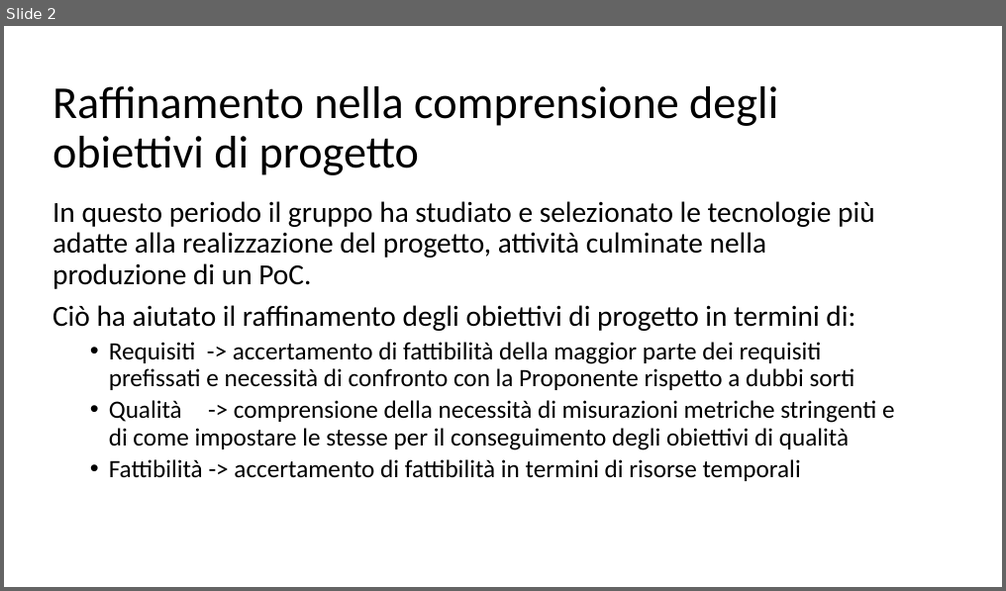
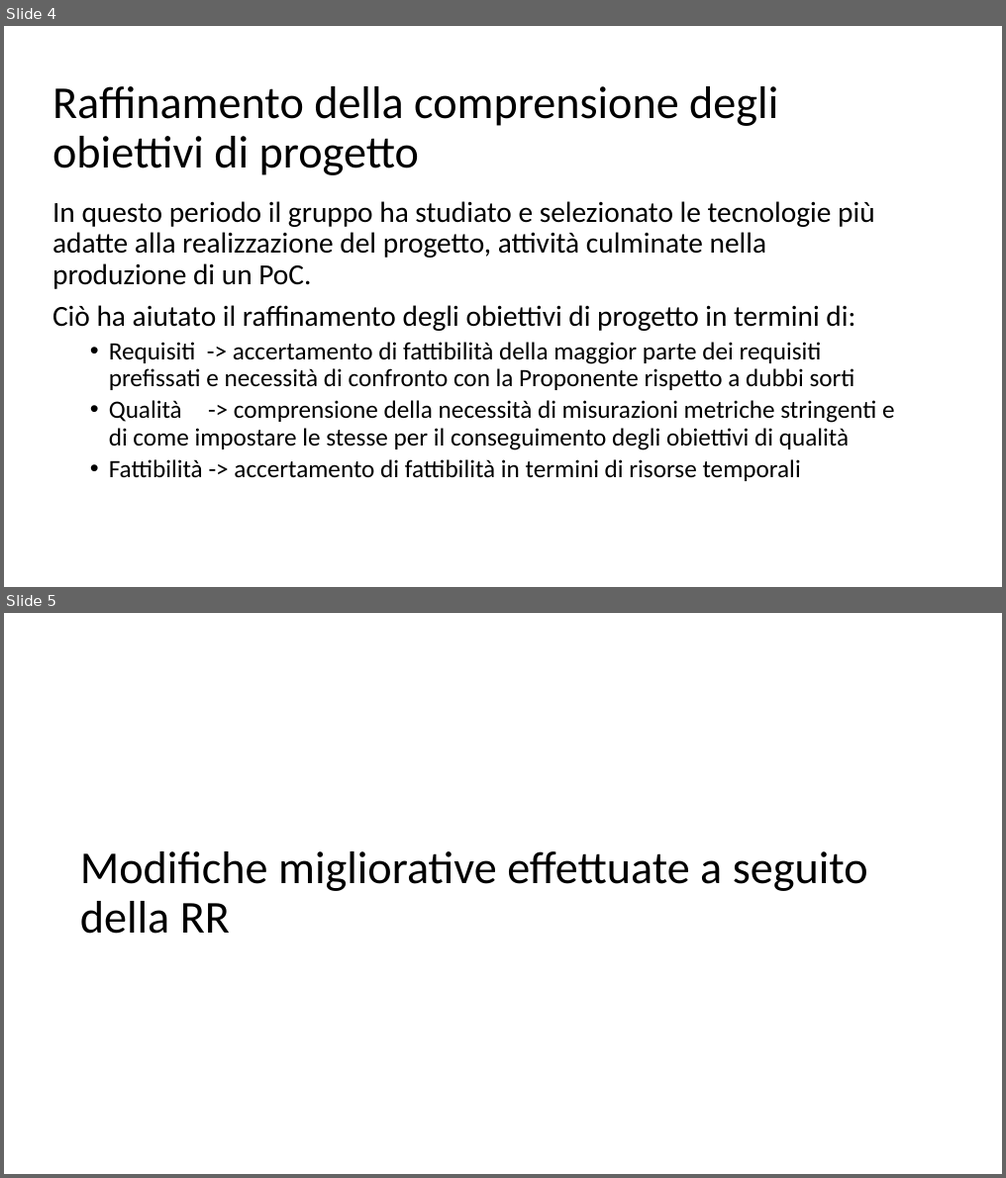
Before and after one commit to Italiaracerx/progettoSWE, a slide deck: Presentazioni/Presentazione RP 19-03-2018.pptx. Shown one above the other, each under a label of ours: slide 2 before the commit, slides 4 and 5 after it. The pictures are 1006x591 and 1006x1178 pixels, drawn with LibreOffice and Linux fonts; fonts in the diff are those of the drawing. Boxes give left, top, right and bottom in pixels: in the first picture for what was removed or moved away, otherwise in the second. Text is boxed around its words. In the diff, an @@ line names an element or a change of style, - is before the commit and + after.

```diff
--- a/Presentazioni/Presentazione RP 19-03-2018.pptx
+++ b/Presentazioni/Presentazione RP 19-03-2018.pptx
@@ slide 5 added at <box>4,613,1002,1174</box>, background #FFFFFF @@
@@ title added at <box>80,852,868,934</box>, 44 pt, text #000000 @@
+Modifiche migliorative effettuate a seguito della RR
@@ what was slide 2 is now slide 4 @@
@@ slide 4 changed as well @@
@@ title at <box>53,86,778,175</box>: text changed @@
-Raffinamento nella comprensione degli obiettivi di progetto
+Raffinamento della comprensione degli obiettivi di progetto
```
Also in this commit, not shown: 4 other slides changed, 9 other slides added.
